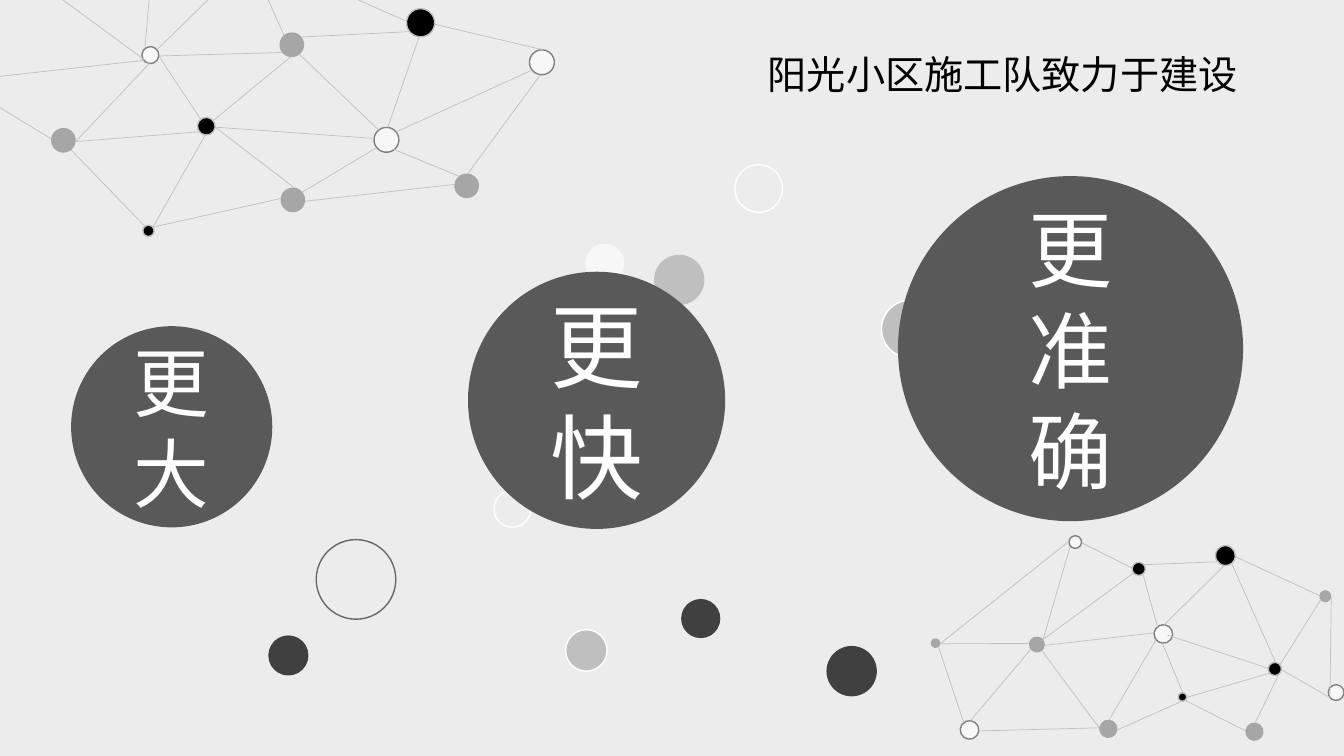
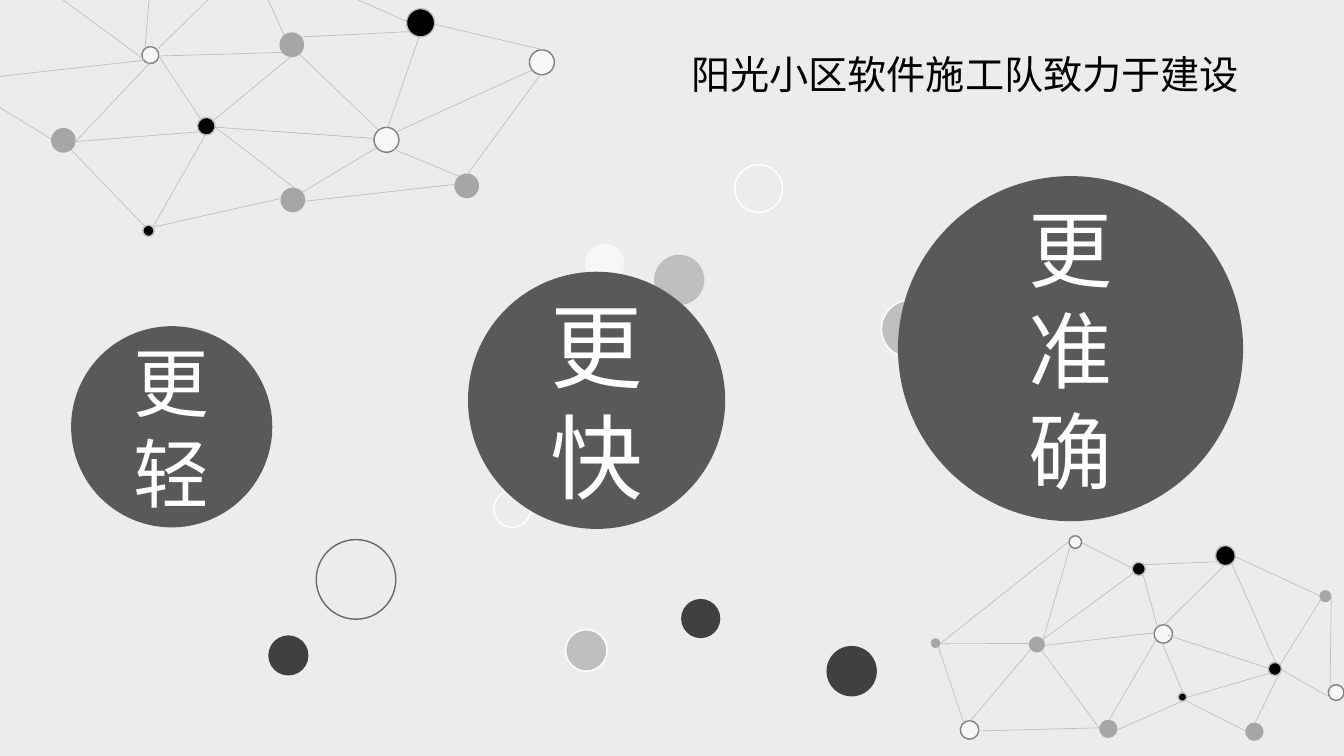
Before and after one commit to ShenQingchuan/Parkinglot-App, a slide deck: slide 5 of Parking Guide.pptx. Drawn at 1344x756 pixels with LibreOffice and Linux fonts; fonts in the diff are those of the drawing. Boxes give left, top, right and bottom in pixels: in the first picture for what was removed or moved away, otherwise in the second. Text is boxed around its words. In the diff, an @@ line names an element or a change of style, - is before the commit and + after.

```diff
--- a/Parking Guide.pptx
+++ b/Parking Guide.pptx
@@ text at (691,56,1239,92): text changed @@
-阳光小区施工队致力于建设
+阳光小区软件施工队致力于建设
@@ text in ellipse at (134,351,210,521): text changed @@
-更大
+更轻
```
Also in this commit, not shown: 4 other slides changed, 4 slides added, 1 slide removed, 5 other files.
